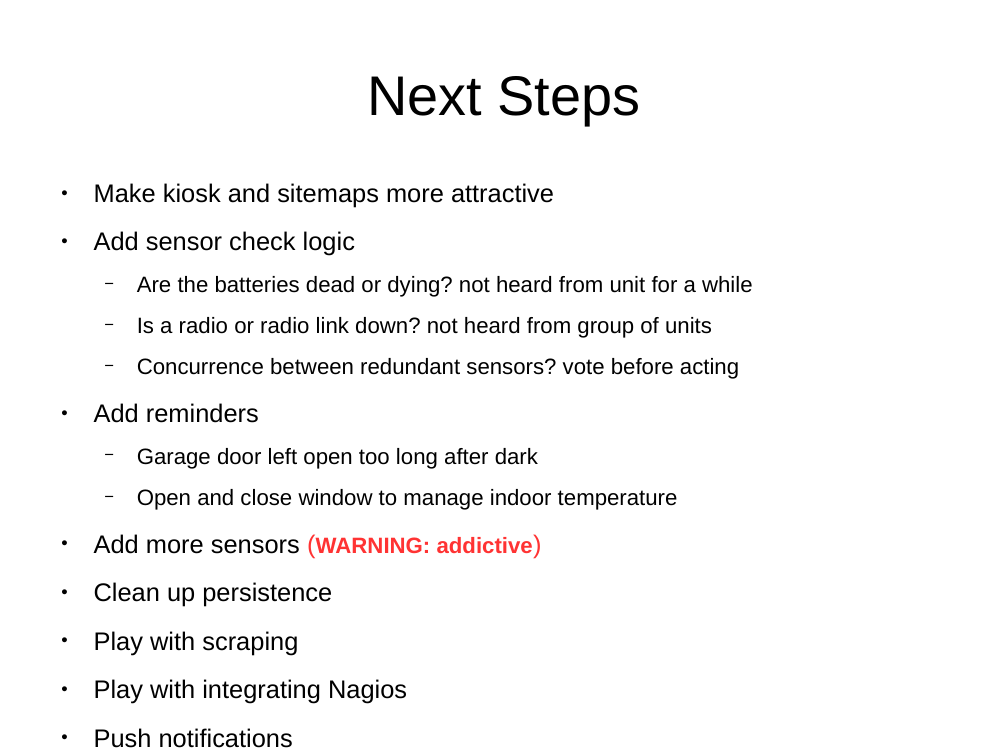
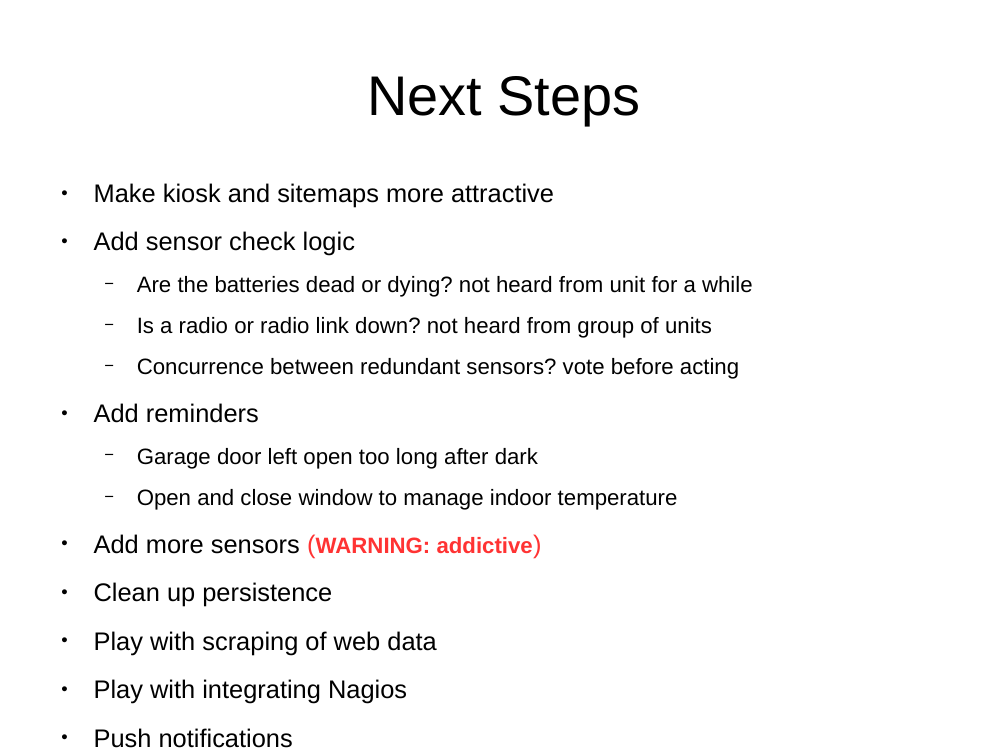
Before and after one commit to kirkcarlson/openhab-presentation, a slide deck: slide 51 of openhab-presentation.odp. Drawn at 1008x756 pixels with LibreOffice and Linux fonts; fonts in the diff are those of the drawing. Boxes give left, top, right and bottom in pixels: in the first picture for what was removed or moved away, otherwise in the second. Text is boxed around its words. In the diff, an @@ line names an element or a change of style, - is before the commit and + after.

```diff
--- a/openhab-presentation.odp
+++ b/openhab-presentation.odp
@@ text at [94,631,436,655]: text changed @@
-● Play with scraping
+● Play with scraping of web data
```
Also in this commit, not shown: 5 other slides changed, 1 other file.
